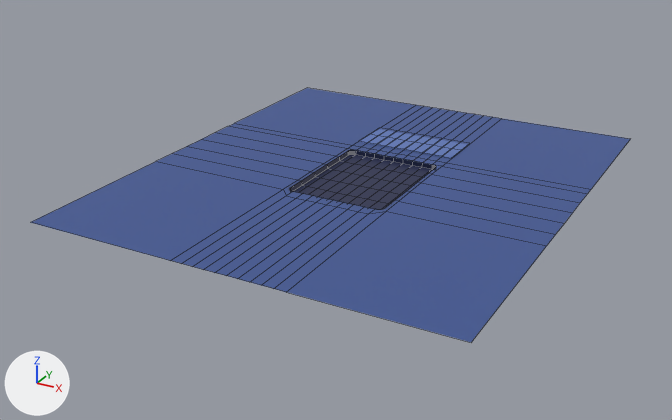
The FBX model unity-client/Assets/Client/Exports/3D/Background/Tiles BG.fbx as it was, and as the next commit left it.
Rendered twice from a 50 mm camera at (0.712, -1.404, 0.632) aimed at (-0.055, -0.008, -0.066). Every picture has the same lights, and +X, +Y and +Z are marked at lower left. Mesh edges are drawn as thin lines. Where no turn or scale is listed for an object, it has been applied to the vertices.

Names of what the first picture shows: 'Big_TIles_BG', 'Small_Tiles_bg'.
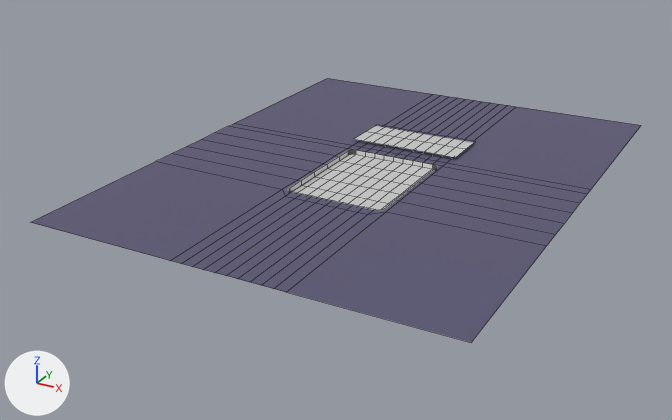
Pixel boxes (x1, y1, x2, y2) of what changed, in the pictures (672 x 420 px; the box of a moved part takes in the faces that stretch with it):
'Big_TIles_BG', surface changed, reshaped: before (31, 88, 630, 342); after (31, 78, 641, 342)
'Small_Tiles_bg', surface changed, moved: before (359, 128, 470, 158); after (354, 125, 476, 158)
part 1 of me_mesh_001, moved or reshaped: (216, 124, 591, 203) in both
part 2 of me_mesh_001, surface changed: (234, 88, 630, 189) in both

What changed in the scene script:
```text
Add img_ui_2_png:
    img_ui_2_png = load_image('Ui-2.png', '_unpacked/Ui-2.png', 720, 1520, 'sRGB')
Change mat_lambert30:
    mat_lambert30.texture: img_image__7__png -> img_ui_2_png
Change me_mesh_001:
    used by ob_big_tiles_bg; location = (-0.002, 0.112, 0.002)
    remove me_mesh_001.from_pydata(...)  # 253 vertices, 190 faces; spans x -0.383..0.377, y -0.548..0.336, z -0.005..0.005
    add me_mesh_001.from_pydata(...)  # 253 vertices, 190 faces; spans x -0.383..0.377, y -0.548..0.433, z -0.005..0.005
    me_mesh_001 part 1
    19 vertices are removed from x -0.083..0.084, y 0.007..0.008, z -0.005..0.005
    43 faces are deleted
    13 vertices in x -0.098..-0.084, y -0.005..0.008, z -0.005..0.005 move by (-0.001, 0.001, 0.0)
    13 vertices in x -0.382..0.376, y 0.336, z 0.005 move by (0.0, 0.097, 0.0)
    12 vertices in x -0.089..0.094, y 0.0..0.007, z -0.005..0.005 move by (0.0, 0.001, 0.0)
    8 vertices in x 0.084..0.102, y -0.004..0.008, z -0.005..0.005 move by (0.001, 0.001, 0.0)
    20 vertices move within x -0.088..0.091, y 0.004..0.008, z -0.005..0.005
    12 vertices are added at x -0.084..0.085, y 0.007..0.009, z 0.005
    7 new vertices lie (0.0, 0.0, -0.01) away from vertices in x -0.058..0.062, y 0.008, z 0.005
    43 new faces join them
    me_mesh_001 part 2: 12 kept faces spanning x -0.382..0.376, y 0.031..0.433, z 0.005 get new texture (UV) coordinates
Change ob_small_tiles_bg:
    ob_small_tiles_bg.location: (0.0, 0.214, 0.008) -> (0.0, 0.216, 0.011)
```
